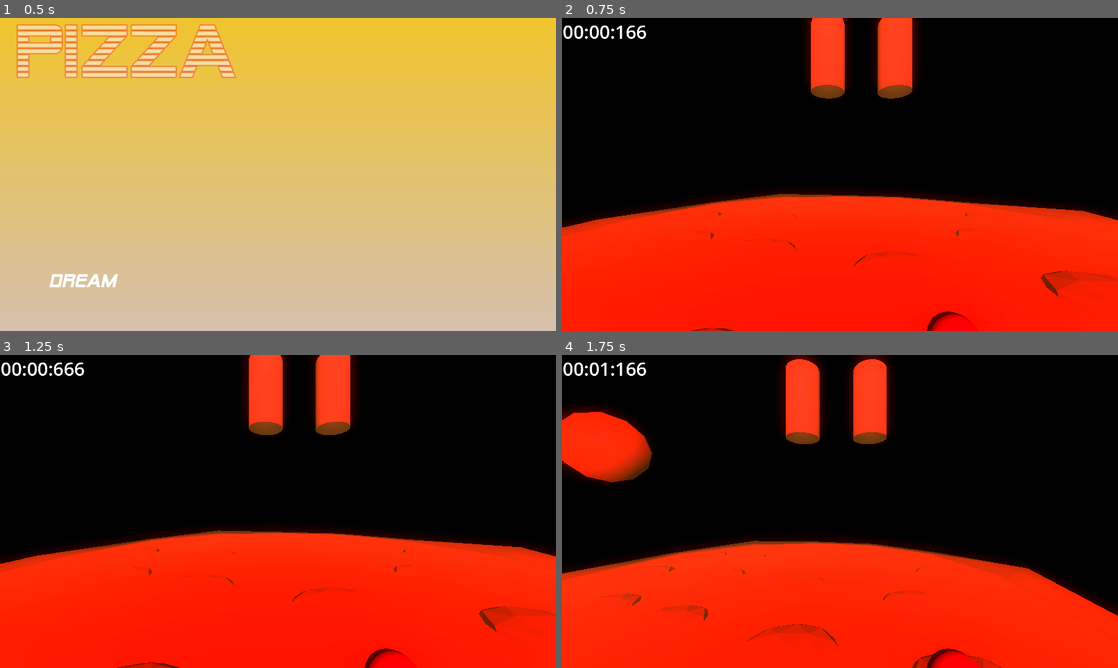
Above: before the commit, frames 1-4 (two rows, left to right).
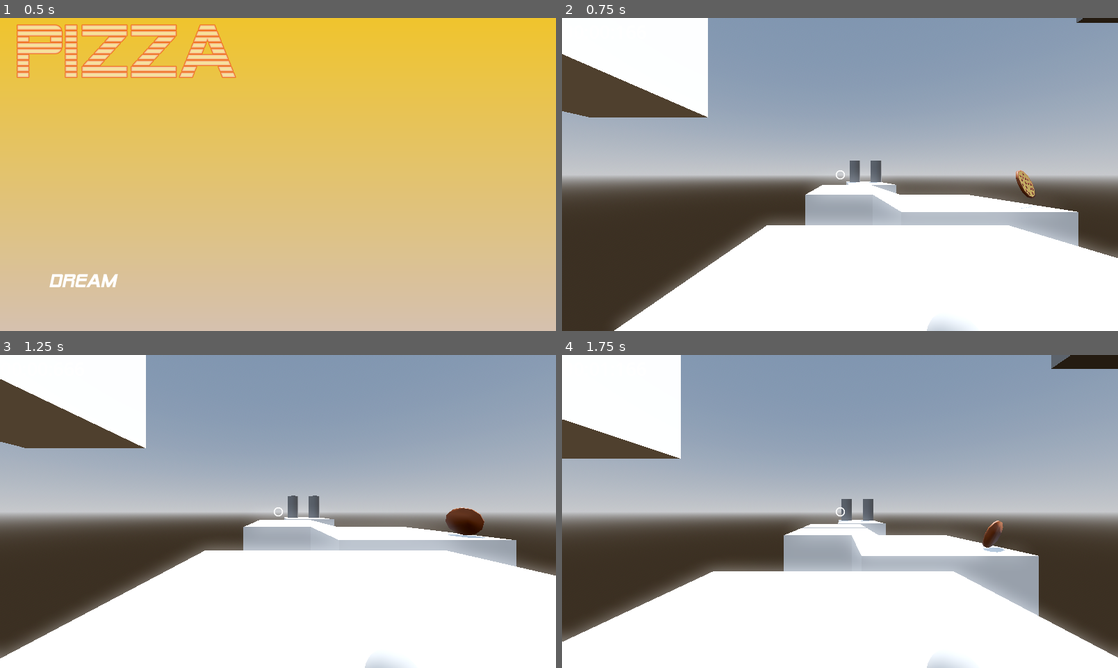
Above: after the commit, the same moments.

Repository: MattCharles/Dreams
Game: Godot game, scene res://Scenes/menu.tscn
Same seed, same stepped clock (60 frames per second), same inputs: the game is played once before the commit and once after it. Sound files missing from this copy of the repository are replaced by a short silence.
Inputs (mouse positions are in pixels of both pictures, inside the frame that each line leads up to):
- Up to frame 1 (0.5 s): no input
- Up to frame 2 (0.75 s): click "Dream" at 0.5 s
- Up to frame 3 (1.25 s): no input
- Up to frame 4 (1.75 s): move the mouse to (962, 495) at 1.27 s; press the mouse at (962, 495) at 1.28 s; hold D (right) from 1.28 s (still down); tap Space (jump) at 1.52 s

Frame 1 is identical in both runs. In frame 2, 100% of the frame differs, in the area x 0-100%, y 0-100%; in frame 3, 100%; in frame 4, 100%.

Commit message:
Added some wigglers. Just in case

Diff:
--- a/Scenes/matttest.tscn
+++ b/Scenes/matttest.tscn
@@ -1,8 +1,9 @@
-[gd_scene load_steps=12 format=3 uid="uid://blpr8kc3qthqn"]
+[gd_scene load_steps=13 format=3 uid="uid://blpr8kc3qthqn"]
 
 [ext_resource type="Script" path="res://Scenes/test.gd" id="1_kxx5o"]
 [ext_resource type="PackedScene" uid="uid://chkkys4p7l1vq" path="res://Scenes/Player.tscn" id="3_ll6y3"]
 [ext_resource type="PackedScene" uid="uid://kvdu4itnqh2e" path="res://Assets/pizza/spinningpizza.tscn" id="4_kcjbq"]
+[ext_resource type="PackedScene" uid="uid://dfnoahrrt2swg" path="res://Scenes/wiggle_box.tscn" id="6_20pyq"]
 [ext_resource type="PackedScene" uid="uid://d4ama7j4hhi68" path="res://Scenes/finish_line.tscn" id="6_mxuol"]
 [ext_resource type="PackedScene" uid="uid://bsmww825t258y" path="res://Scenes/HUD.tscn" id="7_i87bt"]
 
@@ -145,3 +146,6 @@
 
 [node name="PlayerSpawn" type="Node3D" parent="."]
 transform = Transform3D(1, 0, 0, 0, 1, 0, 0, 0, 1, -8.12073, 0.655181, 13.5395)
+
+[node name="wiggle_box" parent="." instance=ExtResource("6_20pyq")]
+transform = Transform3D(1, 0, 0, 0, 1, 0, 0, 0, 1, 17.8504, 0, 0)
--- /dev/null
+++ b/Scenes/wiggle_box.tscn
@@ -0,0 +1,22 @@
+[gd_scene load_steps=4 format=3 uid="uid://dfnoahrrt2swg"]
+
+[ext_resource type="Script" path="res://Scripts/wiggle.gd" id="1_k5e33"]
+
+[sub_resource type="BoxShape3D" id="BoxShape3D_ydown"]
+
+[sub_resource type="BoxMesh" id="BoxMesh_d2ys4"]
+
+[node name="wiggle_box" type="Node3D"]
+script = ExtResource("1_k5e33")
+
+[node name="RigidBody3D" type="RigidBody3D" parent="."]
+gravity_scale = 0.0
+
+[node name="CollisionShape3D" type="CollisionShape3D" parent="RigidBody3D"]
+transform = Transform3D(10, 0, 0, 0, 10, 0, 0, 0, 10, 0, 0, 0)
+shape = SubResource("BoxShape3D_ydown")
+
+[node name="MeshInstance3D" type="MeshInstance3D" parent="RigidBody3D"]
+transform = Transform3D(10, 0, 0, 0, 10, 0, 0, 0, 10, 0, 0, 0)
+mesh = SubResource("BoxMesh_d2ys4")
+skeleton = NodePath("../..")
--- a/Scripts/main-menu.gd
+++ b/Scripts/main-menu.gd
@@ -87,7 +87,7 @@
 	quit_button_tween.tween_property(quit_button, "modulate", Color(1, 1, 1, 1), 1).set_ease(Tween.EASE_IN)
 
 func _on_start_pressed():
-	get_tree().change_scene_to_file("res://Scenes/pizza_level.tscn")
+	get_tree().change_scene_to_file("res://Scenes/matttest.tscn")
 
 func _on_options_pressed():
 	print("Ain't no options mang")
--- /dev/null
+++ b/Scripts/wiggle.gd
@@ -0,0 +1,11 @@
+extends Node3D
+
+@export
+var wiggle_factor := 20.0
+var wiggle_speed := 10
+var t := 0.0
+
+func _process(delta):
+	t += delta
+	var new_val = cos(wiggle_speed * deg_to_rad(t)) * wiggle_factor
+	global_position.y = new_val
